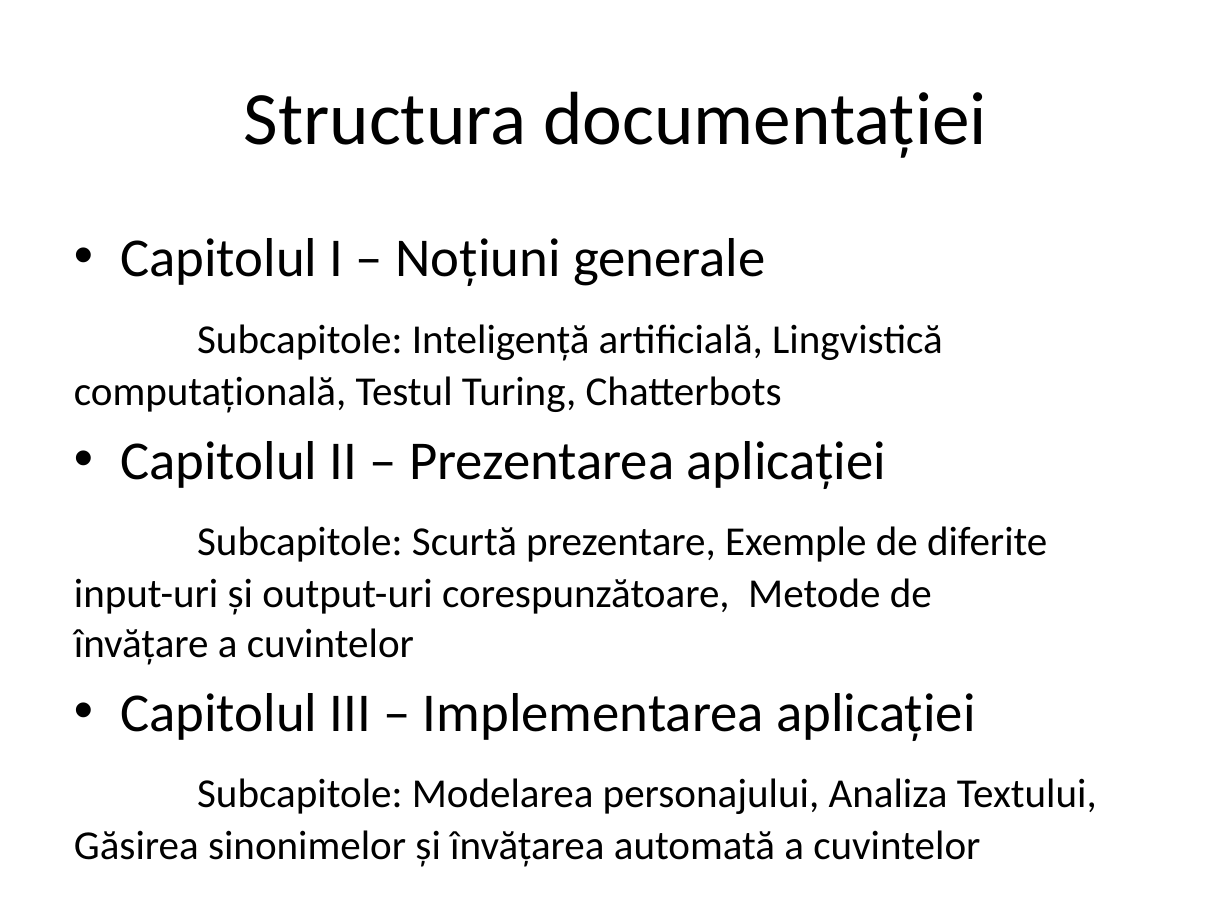
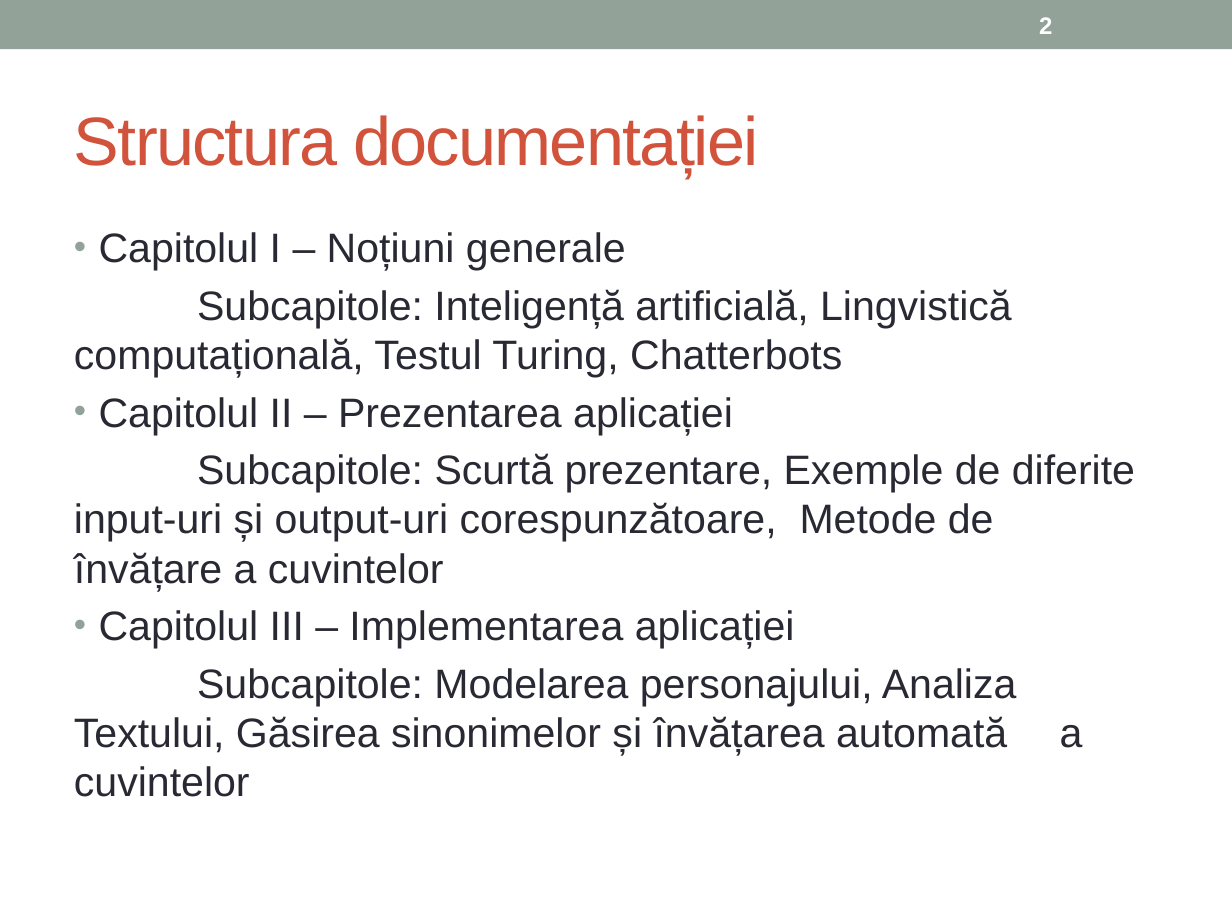
Before and after one commit to AlexC93/SimulatedAwareness, a slide deck: slide 2 of Licenta.pptx. Drawn at 1232x924 pixels with LibreOffice and Linux fonts; fonts in the diff are those of the drawing. Boxes give left, top, right and bottom in pixels: in the first picture for what was removed or moved away, otherwise in the second. Text is boxed around its words. In the diff, an @@ line names an element or a change of style, - is before the commit and + after.

```diff
--- a/Licenta.pptx
+++ b/Licenta.pptx
@@ rectangle added at [0,0,1232,49], fill #93A299 @@
@@ page number added at [1039,17,1052,34], 14 pt, text #FFFFFF, bold @@
+2
@@ title "Structura documentației": place and size @@
-title "Structura documentației" at [244,91,987,158]
+title "Structura documentației" at [74,115,758,178]
@@ title "Structura documentației" at [74,115,758,178]: size 44 to 40 pt, font Calibri to Arial, text colour #000000 to #D2533C, letter spacing 0 to -1 pt; alignment centre to left @@
@@ text "Capitolul I – Noțiuni generale" at [74,232,1135,797]: size 32 to 24 pt in "Capitolul I – Noțiuni generale", "Capitolul II – Prezentarea aplicației", "Capitolul III – Implementarea aplicației"; font Calibri to Arial, text colour #000000 to #292934; indent changed; less space between paragraphs @@
```
Also in this commit, not shown: 6 other slides changed.
